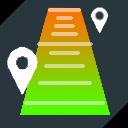
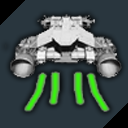
Revision of a layered w=128, h=128 image; what changed, layer by layer:
moved "Layer 3" above "Layer 2", painted on it over box(5, 14, 122, 113)
removed layer "Distance10" (was 50%) over box(1, 7, 126, 117)
removed layer "Layer 6" over box(20, 7, 110, 115)
hid "Layer 2", painted on it over box(17, 7, 111, 117)
